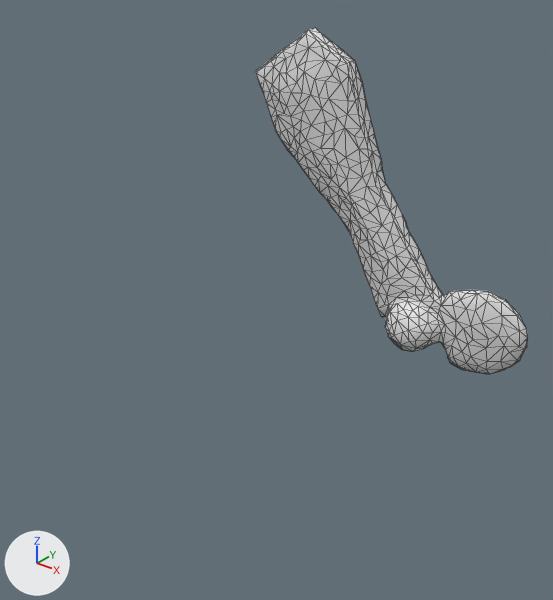
Two versions of the FBX model blender/out/Stegosaurus/export/Os_Omoplate_Stegosaurus.fbx, one commit apart.
Before and after are seen from a camera (50 mm lens) standing at (4.69, -8.23, 3.17) and looking at (-0.01, -2.35, -0.48). The axes (+X, +Y, +Z) are drawn at lower left. The lights are the same throughout. The picture after the commit comes second. Mesh edges are drawn as thin lines.

Script lines for the objects in view, before the commit:
```python
me_os_omoplate_stegosaurus_01 = bpy.data.meshes.new('Os_Omoplate_Stegosaurus_01')
me_os_omoplate_stegosaurus_01.from_pydata(...)  # 752 vertices, 1500 faces; spans x -1.96..1.96, y -0.5..0.5, z -2.09..2.09
me_os_omoplate_stegosaurus_01.materials.append(mat_museum_bone___warm_ivory)  # white #e7e7e7
ob_os_omoplate_stegosaurus_01 = bpy.data.objects.new('Os_Omoplate_Stegosaurus_01', me_os_omoplate_stegosaurus_01)
ob_os_omoplate_stegosaurus_01.location = (0.0, 0.0, 0.0)
```
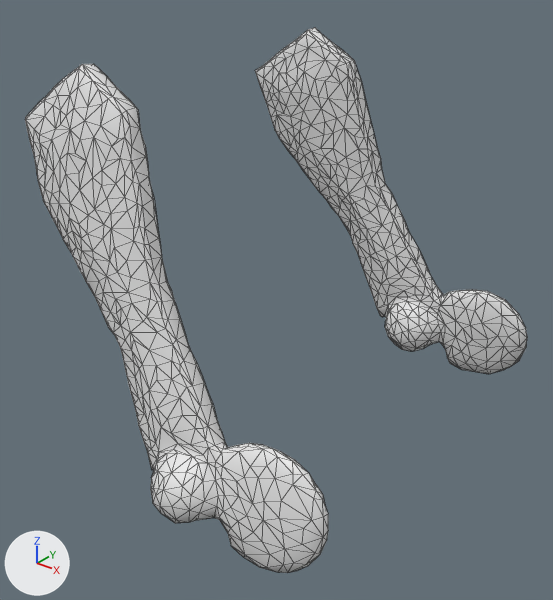
The newer file is also turned or shifted as a whole; pictures and numbers use the older file's frame.

Location of each change, (x1, y1, x2, y2) in pixels of the pictures (553 x 600 px):
'Os_Omoplate_Stegosaurus_01', reshaped (84% wider, 58% taller)
    before: (255, 28, 528, 374)
    after: (25, 27, 527, 573)
part 1 of me_os_omoplate_stegosaurus_01, added
    after: (25, 64, 328, 573)

Edits to the bpy script that builds the scene:
```text
Change me_os_omoplate_stegosaurus_01:
    used by ob_os_omoplate_stegosaurus_01; location = (0.0, 0.0, 0.0)
    remove me_os_omoplate_stegosaurus_01.from_pydata(...)  # 752 vertices, 1500 faces; spans x -1.96..1.96, y -0.5..0.5, z -2.09..2.09
    add me_os_omoplate_stegosaurus_01.from_pydata(...)  # 1504 vertices, 3000 faces; spans x -1.97..1.96, y -4.59..0.5, z -2.09..2.09
    me_os_omoplate_stegosaurus_01 part 1: a new loose piece of 752 vertices spanning x -1.96..1.96, y -4.59..-3.6, z -2.07..2.08, in mat_museum_bone___warm_ivory (white #e7e7e7)
```
